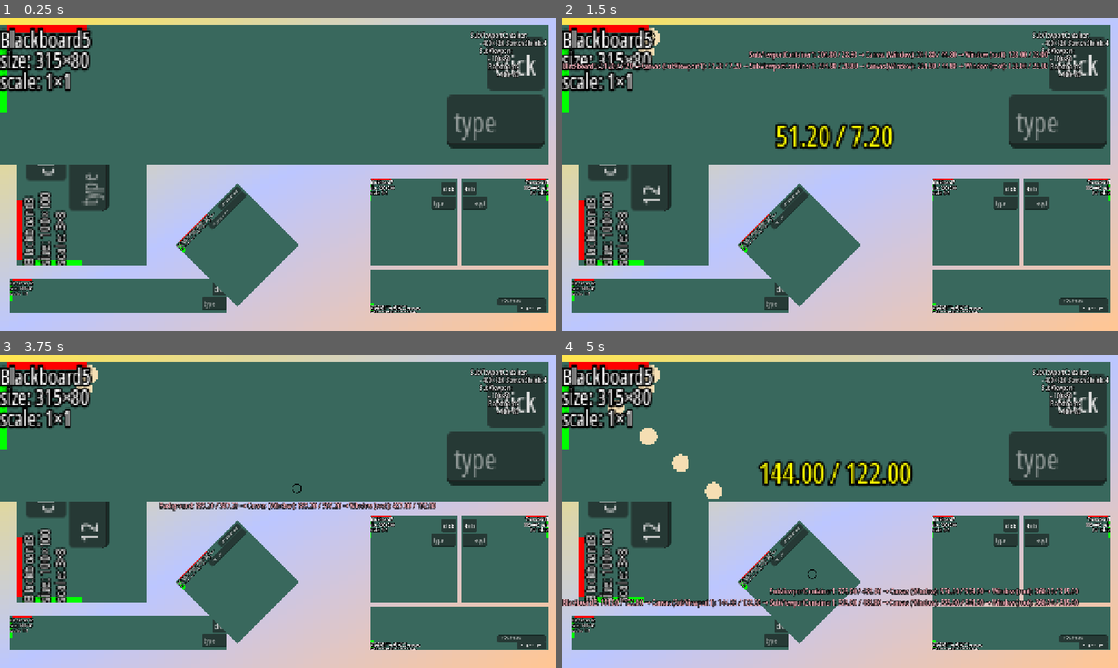
Above: before the commit, frames 1-4 (two rows, left to right).
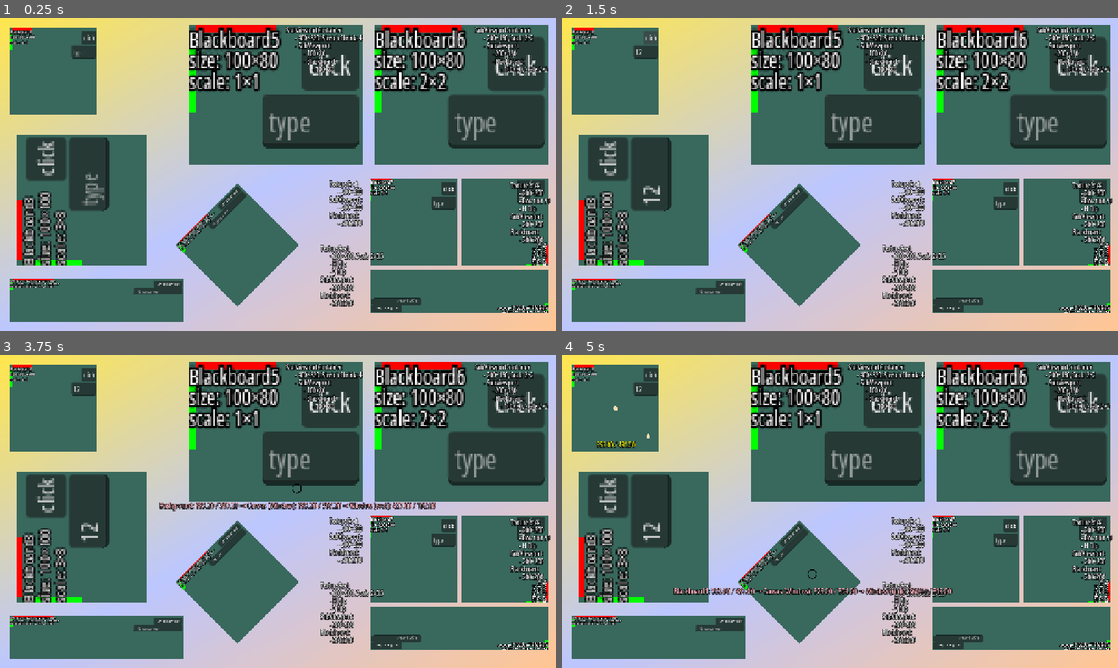
Above: after the commit, the same moments.

Repository: Toxe/godot-coordinate-systems
Game: Godot game, scene res://scenes/main.tscn
Two runs of this game, one before a commit and one after it. Both use one fixed random seed, a clock stepped at 60 frames per second and the inputs below.
Inputs (mouse positions are in pixels of both pictures, inside the frame that each line leads up to):
- Up to frame 1 (0.25 s): no input
- Up to frame 2 (1.5 s): click (645, 52) at 0.52 s; type "12" at 0.6 s; click (650, 174) at 0.75 s; type "12" at 0.83 s; click (789, 208) at 0.98 s; type "12" at 1.07 s; click "click" at 1.25 s
- Up to frame 3 (3.75 s): click "click" at 2 s; click "click" at 2.75 s; tap Enter at 3.5 s; drag from (278, 511) to (333, 442) at 3.52 s
- Up to frame 4 (5 s): tap Space at 4.25 s; drag from (617, 408) to (812, 574) at 4.27 s

The runs differ from the first frame. In frame 1, 31% of the frame differs, in the area x 0-99%, y 2-98%; in frame 2, 31%; in frame 3, 31%; in frame 4, 34%.

Commit message:
Input forwarding works for SubViewports shown in TextureRects

Diff:
--- a/CoordinateSystems/scenes/gui_input_forwarder.gd
+++ b/CoordinateSystems/scenes/gui_input_forwarder.gd
@@ -1,8 +1,44 @@
-class_name GUIInputForwarder extends GUIMouseListener
+class_name GUIInputForwarder extends TextureRect
 
 @export var sub_viewport: SubViewport
 
 
+func _ready() -> void:
+    sub_viewport.notification(NOTIFICATION_VP_MOUSE_ENTER)
+
+
+func _input(event: InputEvent) -> void:
+    if !is_propagated_in_gui_input(event):
+        sub_viewport.push_input(event)
+
+
+func _unhandled_input(event: InputEvent) -> void:
+    if !is_propagated_in_gui_input(event):
+        sub_viewport.push_input(event)
+
+
 func _gui_input(event: InputEvent) -> void:
-    super._gui_input(event) # call GUIMouseListener
-    sub_viewport.push_input(event)
+    if is_propagated_in_gui_input(event):
+        if event is InputEventMouse:
+            var ev: InputEventMouse = event.duplicate()
+
+            if ev is InputEventMouseMotion:
+                Events.mouse_moved.emit(self, ev.position)
+
+            ev.position = to_viewport_coords(ev.position)
+            sub_viewport.push_input(ev)
+        else:
+            sub_viewport.push_input(event)
+
+
+func is_propagated_in_gui_input(event: InputEvent) -> bool:
+    return event is InputEventMouse || event is InputEventScreenDrag || event is InputEventScreenTouch || event is InputEventGesture
+
+
+func to_viewport_coords(pos: Vector2) -> Vector2:
+    var normalized_pos := pos / size
+    if flip_h:
+        normalized_pos.x = 1.0 - normalized_pos.x
+    if flip_v:
+        normalized_pos.y = 1.0 - normalized_pos.y
+    return normalized_pos * Vector2(sub_viewport.size)
--- a/CoordinateSystems/scenes/main.tscn
+++ b/CoordinateSystems/scenes/main.tscn
@@ -17,28 +17,29 @@
 [sub_resource type="ViewportTexture" id="ViewportTexture_sugp2"]
 viewport_path = NodePath("SubViewport3")
 
-[node name="Main" type="Node2D" unique_id=680529626]
-
-[node name="Background" type="TextureRect" parent="." unique_id=749584178]
+[node name="Main" type="Node2D" unique_id=8235168]
+
+[node name="Background" type="TextureRect" parent="." unique_id=396497303]
 offset_right = 1280.0
 offset_bottom = 720.0
 texture = SubResource("GradientTexture2D_o5qli")
 script = ExtResource("1_sugp2")
 metadata/_edit_lock_ = true
 
-[node name="Blackboard1" parent="." unique_id=1003986252 instance=ExtResource("2_0wfyh")]
+[node name="Blackboard1" parent="." unique_id=2027896682 instance=ExtResource("2_0wfyh")]
 offset_left = 23.0
 offset_top = 23.0
 offset_right = 223.0
 offset_bottom = 223.0
 
-[node name="Blackboard2" parent="." unique_id=32829266 instance=ExtResource("2_0wfyh")]
+[node name="Blackboard2" parent="." unique_id=1666201008 instance=ExtResource("2_0wfyh")]
 offset_left = 24.0
 offset_top = 601.0
-offset_right = 524.0
-offset_bottom = 681.0
-
-[node name="Blackboard3" parent="." unique_id=1149315651 instance=ExtResource("2_0wfyh")]
+offset_right = 224.0
+offset_bottom = 801.0
+scale = Vector2(2, 0.5)
+
+[node name="Blackboard3" parent="." unique_id=1031358396 instance=ExtResource("2_0wfyh")]
 offset_left = 39.000004
 offset_top = 569.0
 offset_right = 139.0
@@ -46,7 +47,7 @@
 rotation = -1.5707964
 scale = Vector2(3, 3)
 
-[node name="Blackboard4" parent="." unique_id=354571997 instance=ExtResource("2_0wfyh")]
+[node name="Blackboard4" parent="." unique_id=1278775097 instance=ExtResource("2_0wfyh")]
 offset_left = 405.00006
 offset_top = 522.00006
 offset_right = 505.00006
@@ -54,26 +55,27 @@
 rotation = -0.7853982
 scale = Vector2(2, 0.5)
 
-[node name="CanvasLayer" type="CanvasLayer" parent="." unique_id=22118533]
-
-[node name="MouseOverlay" type="Node2D" parent="CanvasLayer" unique_id=2044151433]
+[node name="CanvasLayer" type="CanvasLayer" parent="." unique_id=1819731043]
+
+[node name="MouseOverlay" type="Node2D" parent="CanvasLayer" unique_id=112223641]
 script = ExtResource("3_jyhfs")
 
-[node name="SubViewportContainer1" type="SubViewportContainer" parent="." unique_id=1119877746]
-offset_top = 16.0
-offset_right = 1262.0
+[node name="SubViewportContainer1" type="SubViewportContainer" parent="." unique_id=451903663]
+offset_left = 435.0
+offset_top = 16.0
+offset_right = 835.0
 offset_bottom = 336.0
 stretch = true
 stretch_shrink = 4
 script = ExtResource("1_sugp2")
 
-[node name="SubViewport1" type="SubViewport" parent="SubViewportContainer1" unique_id=1109369972]
+[node name="SubViewport1" type="SubViewport" parent="SubViewportContainer1" unique_id=999090212]
 handle_input_locally = false
 canvas_item_default_texture_filter = 0
 size = Vector2i(100, 80)
 render_target_update_mode = 4
 
-[node name="Blackboard5" parent="SubViewportContainer1/SubViewport1" unique_id=1287240771 instance=ExtResource("2_0wfyh")]
+[node name="Blackboard5" parent="SubViewportContainer1/SubViewport1" unique_id=1828926156 instance=ExtResource("2_0wfyh")]
 anchors_preset = 15
 anchor_right = 1.0
 anchor_bottom = 1.0
@@ -83,54 +85,141 @@
 grow_vertical = 2
 metadata/_edit_lock_ = true
 
-[node name="Label" type="Label" parent="." unique_id=549301521]
-offset_left = 1084.0
-offset_top = 28.0
-offset_right = 1258.0
-offset_bottom = 141.0
-text = "SubViewportContainer:
-	- 400×320, Stretch Shrink: 4
-	SubViewport:
-		- 100×80
-		Blackboard:
-			- 100×80"
-tab_stops = PackedFloat32Array(20, 20)
-
-[node name="SubViewport3" type="SubViewport" parent="." unique_id=1794869075]
+[node name="SubViewportContainer2" type="SubViewportContainer" parent="." unique_id=897523664]
+offset_left = 863.0
+offset_top = 16.0
+offset_right = 1063.0
+offset_bottom = 176.0
+scale = Vector2(2, 2)
+stretch = true
+script = ExtResource("1_sugp2")
+
+[node name="SubViewport2" type="SubViewport" parent="SubViewportContainer2" unique_id=1045096330]
+handle_input_locally = false
+canvas_item_default_texture_filter = 0
+size = Vector2i(200, 160)
+render_target_update_mode = 4
+
+[node name="Blackboard6" parent="SubViewportContainer2/SubViewport2" unique_id=272454242 instance=ExtResource("2_0wfyh")]
+anchors_preset = 15
+anchor_right = 1.0
+anchor_bottom = 1.0
+offset_right = -100.0
+offset_bottom = -80.0
+grow_horizontal = 2
+grow_vertical = 2
+scale = Vector2(2, 2)
+metadata/_edit_lock_ = true
+
+[node name="SubViewport3" type="SubViewport" parent="." unique_id=118774271]
 handle_input_locally = false
 canvas_item_default_texture_filter = 0
 size = Vector2i(200, 200)
 
-[node name="Blackboard7" parent="SubViewport3" unique_id=965248515 instance=ExtResource("2_0wfyh")]
+[node name="Blackboard7" parent="SubViewport3" unique_id=253954988 instance=ExtResource("2_0wfyh")]
 offset_right = 200.0
 offset_bottom = 200.0
 
-[node name="TextureRect1" type="TextureRect" parent="." unique_id=2077978146 node_paths=PackedStringArray("sub_viewport")]
+[node name="TextureRect1" type="TextureRect" parent="." unique_id=767382591 node_paths=PackedStringArray("sub_viewport")]
 offset_left = 852.0
 offset_top = 370.0
 offset_right = 1052.0
 offset_bottom = 570.0
+mouse_filter = 0
 texture = SubResource("ViewportTexture_sugp2")
 script = ExtResource("4_jyhfs")
 sub_viewport = NodePath("../SubViewport3")
 
-[node name="TextureRect2" type="TextureRect" parent="." unique_id=601265180 node_paths=PackedStringArray("sub_viewport")]
-offset_left = 1062.0
+[node name="TextureRect2" type="TextureRect" parent="." unique_id=1570498070 node_paths=PackedStringArray("sub_viewport")]
+offset_left = 1262.0
 offset_top = 370.0
-offset_right = 1262.0
+offset_right = 1462.0
 offset_bottom = 570.0
+rotation = 1.5707964
+mouse_filter = 0
 texture = SubResource("ViewportTexture_sugp2")
 flip_h = true
 script = ExtResource("4_jyhfs")
 sub_viewport = NodePath("../SubViewport3")
 
-[node name="TextureRect3" type="TextureRect" parent="." unique_id=737918237 node_paths=PackedStringArray("sub_viewport")]
+[node name="TextureRect3" type="TextureRect" parent="." unique_id=1538466976 node_paths=PackedStringArray("sub_viewport")]
 offset_left = 852.0
 offset_top = 580.0
-offset_right = 1262.0
+offset_right = 1057.0
 offset_bottom = 780.0
-scale = Vector2(1, 0.5)
+scale = Vector2(2, 0.5)
+mouse_filter = 0
 texture = SubResource("ViewportTexture_sugp2")
+flip_h = true
 flip_v = true
 script = ExtResource("4_jyhfs")
 sub_viewport = NodePath("../SubViewport3")
+
+[node name="Label1" type="Label" parent="." unique_id=113031044]
+offset_left = 659.0
+offset_top = 16.0
+offset_right = 833.0
+offset_bottom = 129.0
+text = "SubViewportContainer:
+	- 400×320, Stretch Shrink: 4
+	- SubViewport:
+		- 100×80
+		- Blackboard:
+			- 100×80"
+tab_stops = PackedFloat32Array(20, 20)
+
+[node name="Label2" type="Label" parent="." unique_id=161700426]
+offset_left = 1093.0
+offset_top = 16.0
+offset_right = 1261.0
+offset_bottom = 129.0
+text = "SubViewportContainer:
+	- 200×160, Scale 2×2
+	- SubViewport:
+		- 200×160
+		- Blackboard:
+			- 100×80, Scale 2×2"
+tab_stops = PackedFloat32Array(20, 20)
+
+[node name="Label3" type="Label" parent="." unique_id=1411215777]
+offset_left = 758.0
+offset_top = 370.0
+offset_right = 926.0
+offset_bottom = 483.0
+text = "TextureRect:
+	- 200×200
+SubViewport:
+	- 200×200
+Blackboard:
+	- 200x200"
+tab_stops = PackedFloat32Array(20, 20)
+
+[node name="Label4" type="Label" parent="." unique_id=1507417622]
+offset_left = 1175.0
+offset_top = 373.0
+offset_right = 1343.0
+offset_bottom = 522.0
+text = "TextureRect:
+	- 200×200
+	- Rotation 90
+	- H Flip
+SubViewport:
+	- 200×200
+Blackboard:
+	- 200x200"
+tab_stops = PackedFloat32Array(20, 20)
+
+[node name="Label5" type="Label" parent="." unique_id=1226042659]
+offset_left = 738.0
+offset_top = 518.0
+offset_right = 906.0
+offset_bottom = 667.0
+text = "TextureRect:
+	- 200×200, Scale 2×0.5
+	- H Flip
+	- V Flip
+SubViewport:
+	- 200×200
+Blackboard:
+	- 200x200"
+tab_stops = PackedFloat32Array(20, 20)
